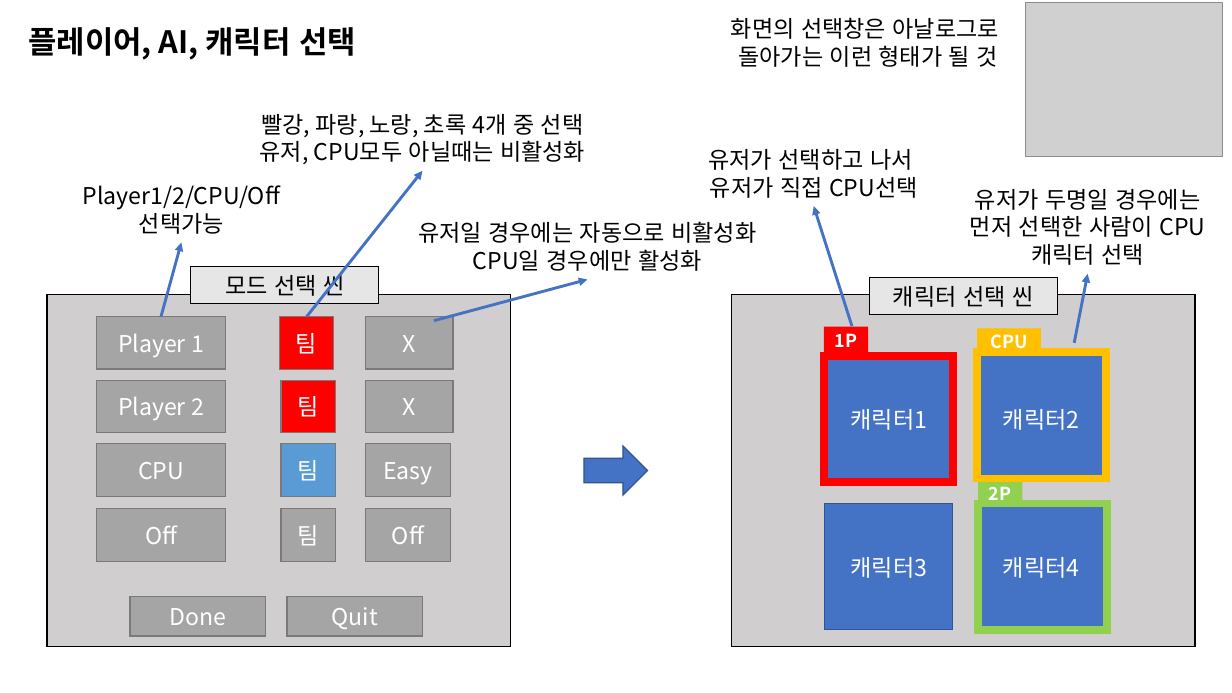
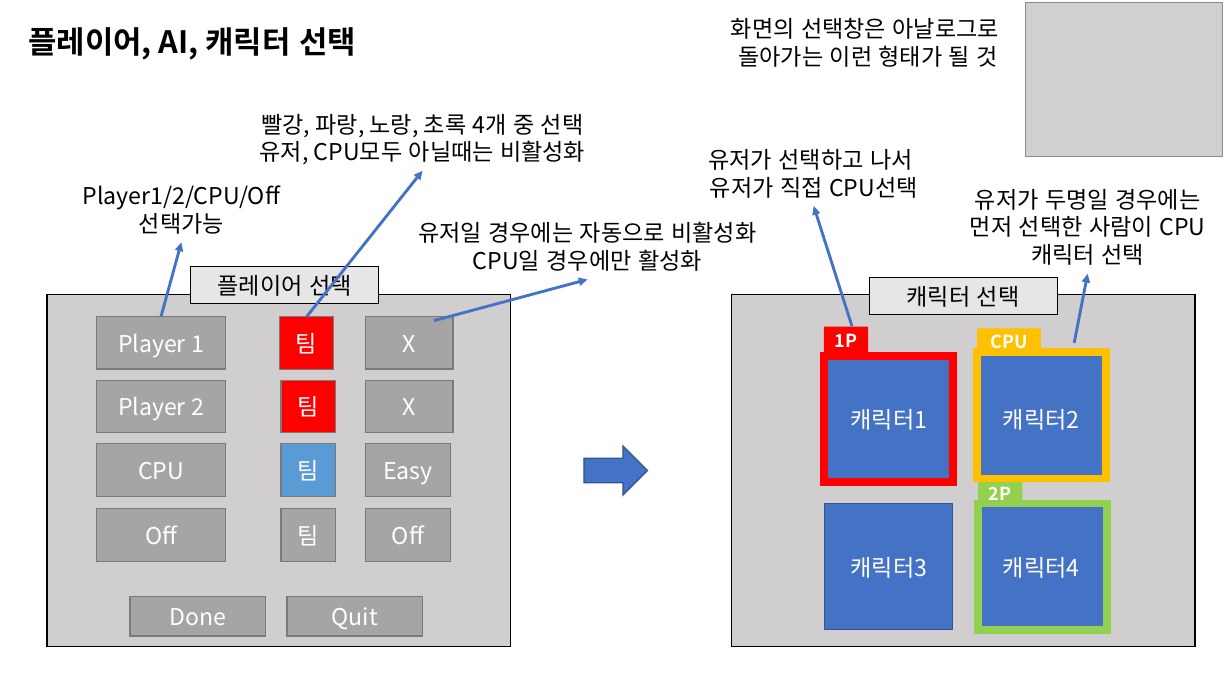
Before and after one commit to penspanic/ITWGamejam, a slide deck: slide 4 of Plan/Rocketman_씬&스킬구성.pptx. Drawn at 1232x693 pixels with LibreOffice and Linux fonts; fonts in the diff are those of the drawing; grey boxes stand for pictures. Boxes give left, top, right and bottom in pixels: in the first picture for what was removed or moved away, otherwise in the second. Text is boxed around its words. In the diff, an @@ line names an element or a change of style, - is before the commit and + after.

```diff
--- a/Plan/Rocketman_씬&스킬구성.pptx
+++ b/Plan/Rocketman_씬&스킬구성.pptx
@@ text in rectangle at [218, 270, 352, 299]: text changed @@
-모드 선택 씬
+플레이어 선택
@@ text in rectangle at [907, 286, 1020, 307]: text changed @@
-캐릭터 선택 씬
+캐릭터 선택
```
Also in this commit, not shown: 9 other slides changed, 2 slides added, 1 other file.
